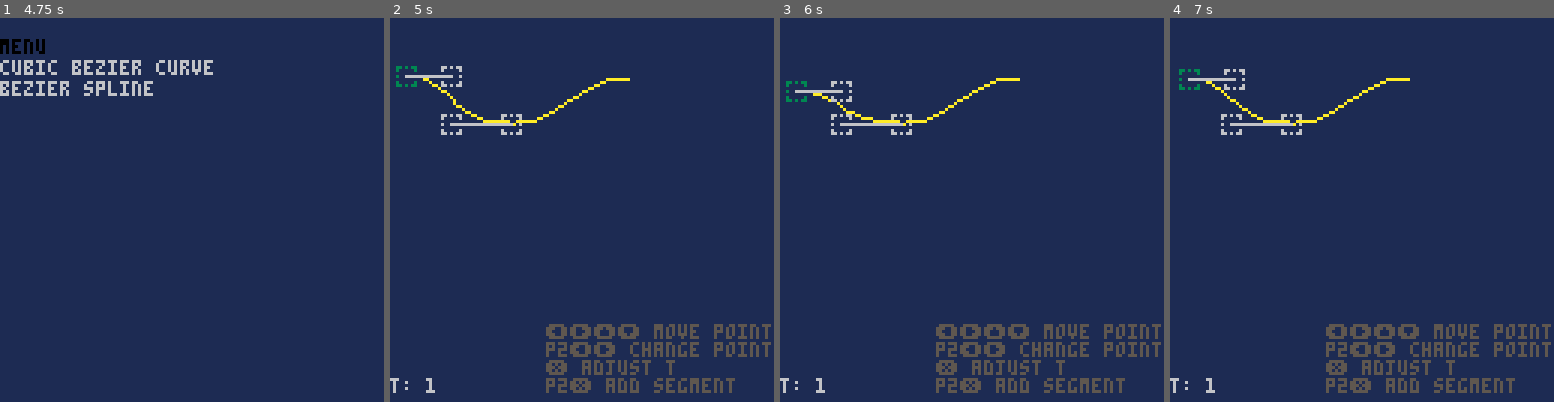
Above: before the commit, frames 1-4 (left to right).
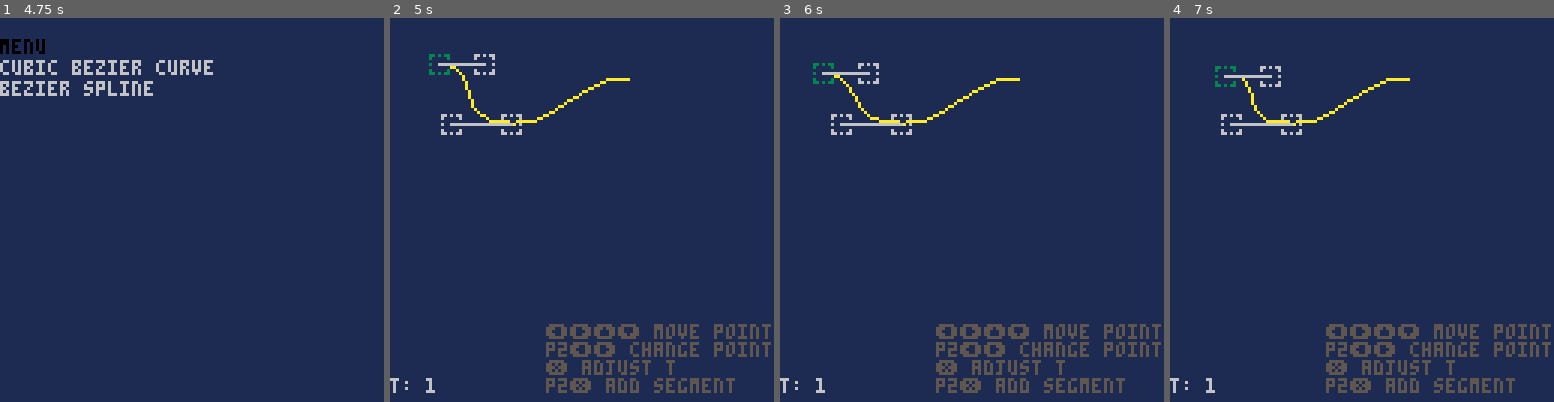
Above: after the commit, the same moments.

Repository: ajbowen249/pico-8-bezier
Game: PICO-8 cartridge bezier.p8
The game is run twice, just before and just after one commit, with the same random seed, the same clock (stepped at 60 frames per second) and the same inputs.
Inputs:
- Up to frame 1 (4.75 s): tap X (X key) at 0.33, 1.07, 1.85, 2.97, 4.08 s; tap O (Z key) at 0.7, 1.7, 2.1, 2.5, 2.9, 3.3, 3.7, 4.1, 4.5 s; hold Right 1.6-2.1 s; hold Up 2.15-2.42 s; hold Right 2.47-3.03 s; hold Left 3.08-3.58 s; hold Down 3.63-3.97 s; hold Right 4.02-4.68 s; hold Up from 4.73 s (still down)
- Up to frame 2 (5 s): keep holding Up; tap O (Z key) at 4.9 s
- Up to frame 3 (6 s): release Up at 5.03 s; hold Left 5.08-5.68 s; tap X (X key) at 5.2 s; tap O (Z key) at 5.3, 5.7 s; hold Down from 5.73 s (still down)
- Up to frame 4 (7 s): release Down at 6.03 s; hold Right 6.08-6.58 s; tap O (Z key) at 6.1, 6.5, 6.9 s; tap X (X key) at 6.32 s; hold Right from 6.63 s (still down)

Frame 1 is identical in both runs. In frame 2, 0.8% of the frame differs, in the area x 1-28%, y 9-28%; in frame 3, 0.8%; in frame 4, 0.8%.

Commit message:
don't clear spline

Diff:
--- a/bezier.p8
+++ b/bezier.p8
@@ -348,15 +348,16 @@
 bsds = {} -- bezier spline demo state
 
 function init_bez_spline_demo()
-  bsds = {
-    spline = bez_spline_from_string("2, 5,20, 20,20, 20,35, 40,35,    40,35, 60,35, 60,20, 80,20"),
-    set_increment_value = 0.05,
-    selected_control_point = 1,
-    selected_curve = 1,
-    t_adjust_incr = 0.01,
-    set_t_value = 1,
-    mode = 0,
-  }
+  bsds.set_increment_value = 0.05
+  bsds.selected_control_point = 1
+  bsds.selected_curve = 1
+  bsds.t_adjust_incr = 0.01
+  bsds.set_t_value = 1
+  bsds.mode = 0
+
+  if bsds.spline == nil then
+    bsds.spline = bez_spline_from_string("2, 5,20, 20,20, 20,35, 40,35,    40,35, 60,35, 60,20, 80,20")
+  end
 end
 
 function bsds_draw_t_panel(t_val, active)
